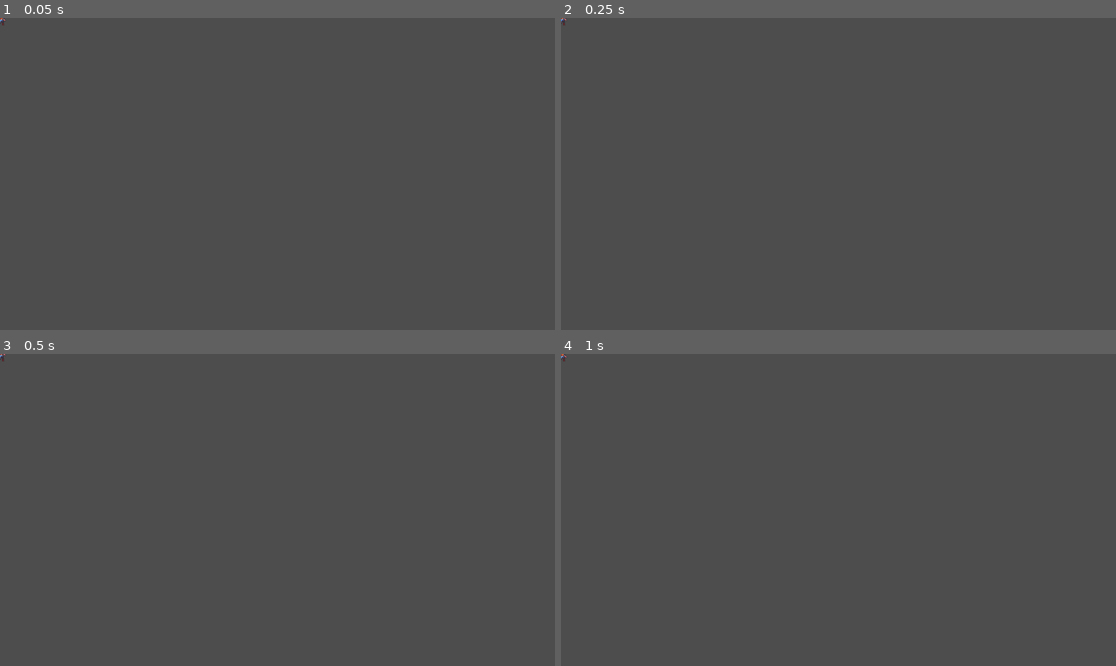
Above: before the commit, frames 1-4 (two rows, left to right).
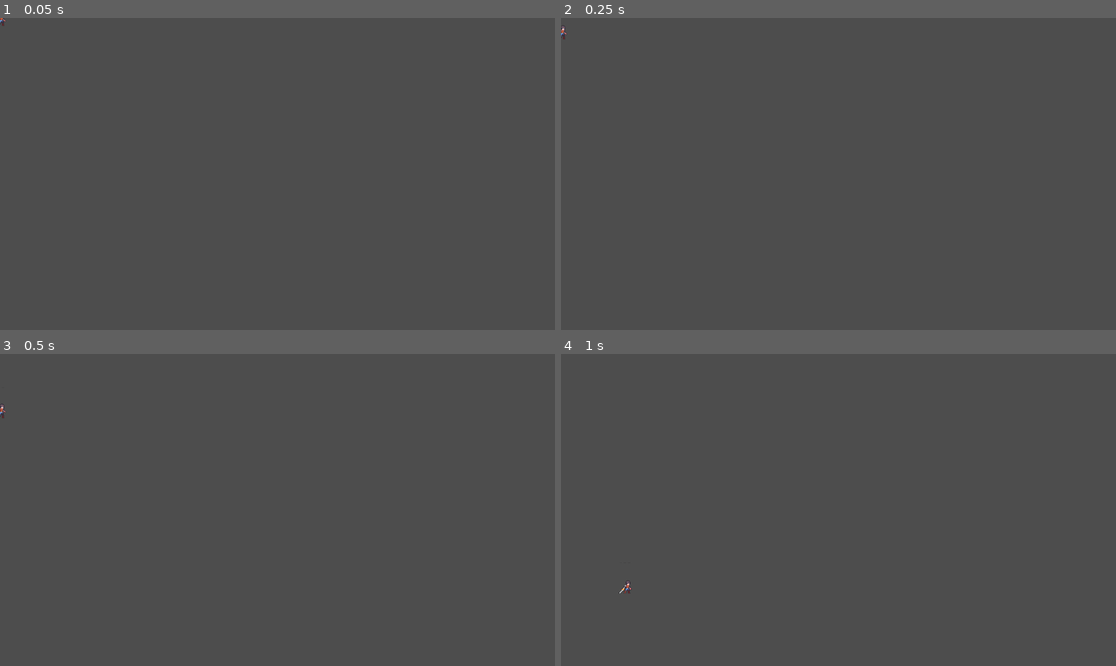
Above: after the commit, the same moments.

Repository: Osaidi1/Autumn-Glade
Game: Godot game, scene res://scenes/player.tscn
Same seed, same stepped clock (60 frames per second), same inputs: the game is played once before the commit and once after it. The project has no main scene, so this scene is started directly.
Inputs:
- Up to frame 1 (0.05 s): no input
- Up to frame 2 (0.25 s): no input
- Up to frame 3 (0.5 s): no input
- Up to frame 4 (1 s): tap Enter at 0.5 s; hold D (right) from 0.53 s (still down); tap W (jump) at 0.6, 0.77 s

The runs differ from the first frame. In frame 1, less than 0.1% of the frame differs, in the area x 0-2%, y 0-3%; in frame 2, less than 0.1%; in frame 3, less than 0.1%; in frame 4, less than 0.1%, in the area x 0-13%, y 0-77%.

Commit message:
change name of godot project

Diff:
--- a/project.godot
+++ b/project.godot
@@ -10,7 +10,7 @@
 
 [application]
 
-config/name="Shiba"
+config/name="Bell of Crystalbrook"
 config/features=PackedStringArray("4.4", "Forward Plus")
 
 [editor_plugins]
--- a/scenes/player.tscn
+++ b/scenes/player.tscn
@@ -1,6 +1,7 @@
-[gd_scene load_steps=135 format=3 uid="uid://bwtd6vqtcsd3o"]
+[gd_scene load_steps=136 format=3 uid="uid://bwtd6vqtcsd3o"]
 
 [ext_resource type="Texture2D" uid="uid://camit66t3s13e" path="res://assets/character/attack 1.png" id="1_f1ej7"]
+[ext_resource type="Script" uid="uid://dccfme5yiguyo" path="res://scripts/player.gd" id="1_oprun"]
 [ext_resource type="Texture2D" uid="uid://d11xsvqgi6447" path="res://assets/character/attack 2.png" id="2_oprun"]
 [ext_resource type="Texture2D" uid="uid://c2ogi05dwui6e" path="res://assets/character/attack 3.png" id="3_a8ls1"]
 [ext_resource type="Texture2D" uid="uid://cevdhx0vrm780" path="res://assets/character/block.png" id="4_qfm1y"]
@@ -944,6 +945,8 @@
 height = 26.0
 
 [node name="CharacterBody2D" type="CharacterBody2D"]
+script = ExtResource("1_oprun")
+JUMP_VELOCITY = -180.0
 
 [node name="AnimatedSprite2D" type="AnimatedSprite2D" parent="."]
 sprite_frames = SubResource("SpriteFrames_b3jfe")
--- /dev/null
+++ b/scenes/world.tscn
@@ -0,0 +1,4 @@
+[gd_scene format=3 uid="uid://bmt8wcttu8m2h"]
+
+[node name="TileMap" type="TileMap"]
+format = 2
--- /dev/null
+++ b/scripts/player.gd
@@ -0,0 +1,23 @@
+extends CharacterBody2D
+
+@export var SPEED = 300.0
+@export var JUMP_VELOCITY = -400.0
+
+func _physics_process(delta: float) -> void:
+	# Add the gravity.
+	if not is_on_floor():
+		velocity += get_gravity() * delta
+
+	# Handle jump.
+	if Input.is_action_just_pressed("jump") and is_on_floor():
+		velocity.y = JUMP_VELOCITY
+
+	# Get the input direction and handle the movement/deceleration.
+	# As good practice, you should replace UI actions with custom gameplay actions.
+	var direction := Input.get_axis("left", "right")
+	if direction:
+		velocity.x = direction * SPEED
+	else:
+		velocity.x = move_toward(velocity.x, 0, SPEED)
+
+	move_and_slide()
Not shown, added: scripts/player.gd.uid
